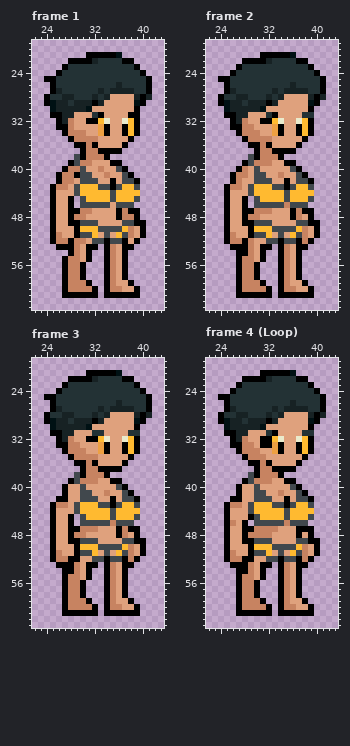
Two versions of one pixel-art file, NPC/Sasha.ase. This is how it looked before the edit.
64x64 pixels, 18 frames. Colours within 5 levels of each other are drawn and written as one. Shown: frame 1: x 22..43, y 19..63; frame 2: x 22..43, y 19..63; frame 3: x 22..43, y 19..63; frame 4 (Loop): x 22..43, y 19..63. The commit also changed other frames, which this record leaves out.
After the commit:
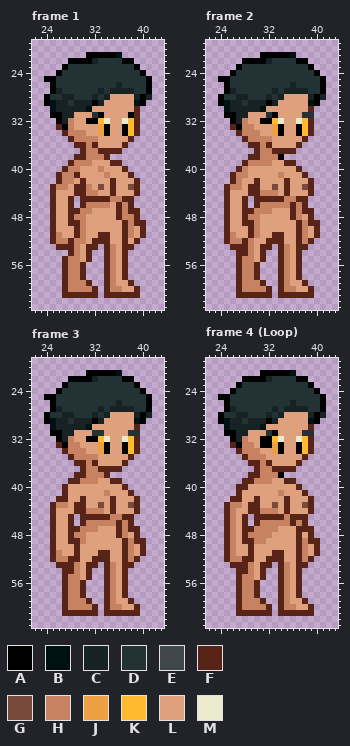
Palette (. is transparent): A #000000  B #001114  C #172224  D #233235  E #41484d  F #582417  G #784a3b  H #c78361  J #eda042  K #ffba30  L #dfa17d  M #eaebcd
Diff:
layer "Clothes" now hidden
--- frame 1
@@ x 22..43 @@
 29 ..ABCCDCCCACLLLLLBA...
-30 ...BCCCCCBLLLLLLLA....
-31 ...AACCLLLDALLLLAA....
-32 ....ACHLLAAKMLLMKA....
-33 ....AAHLLLLJALLAKA....
-34 .....AHHHLLJALLAKA....
-35 ......AHHHHLLLLLA.....
-36 .......AAHALLLLA......
-37 ........AHHAAAA.......
-38 .......EAHHHA.........
-39 ......AEHHLLLAA.......
-40 .....AHHELLHLLEA......
-41 ....AHHAEELLHLLEA.....
-42 ....AHHLEEELLALEEA....
-43 ...AHHLEKKKEEAEKKE....
-44 ...ALLLEKKKKKEKKKK....
-45 ...ALLA.EKKKKEKKKE....
-46 ...ALLA.EEEEELEEE.....
-47 ...ALLAAHHLLLLAHAA....
-48 ...ALLAHHLLLLLAHHA....
-49 ...ALLAAEEELLLLEEAA...
-50 ...ALLLAKKKEEEEKHLA...
-51 ...AHLLAEEKLELKEHLA...
-52 ...AHHAHHLEEAEEALA....
-53 ....AAAHLAA.AHLAA.....
-54 ......AHLA..AHLA......
-55 .....AHHLA..AHLA......
-56 .....AHHA...AHLA......
-57 .....AHHA...AHLA......
-58 .....AHHA...AHLA......
-59 .....AHHHA..AHLLA.....
-60 .....AHHHHA.AHHLLA....
-61 .....AAAAAA.AAAAAA....
+30 ...BCCCCCBLLLLLLLF....
+31 ...AACCLLLDALLLLAF....
+32 ....ACHLLAAKMLLMKF....
+33 ....FAHLLLLJALLAKF....
+34 .....FHHHLLJALLAKF....
+35 ......FHHHHLLLLLF.....
+36 .......FFHFLLLLF......
+37 ........FHHFFFF.......
+38 .......FFHHHF.........
+39 ......FHHHLLLFF.......
+40 .....FHHLLLHLLLF......
+41 ....FHHFLLLLHLLLF.....
+42 ....FHHLFLLLLFLLLF....
+43 ...FHHLFFHLGLFLLGF....
+44 ...FLLLFFHHLLFLLLF....
+45 ...FLLF.FFFFFHHFF.....
+46 ...FLLF.FHHHHLFHF.....
+47 ...FLLFFHHLLLLFHFF....
+48 ...FLLFHHLLLLLFHHF....
+49 ...FLLFFHLLLLLLFHFF...
+50 ...FLLLFHLLLLLLFHLF...
+51 ...FHLLFHLLFFLLFHLF...
+52 ...FHHFHHLFFFLLFLF....
+53 ....FFFHLFF.FHLFF.....
+54 ......FHLF..FHLF......
+55 .....FHHLF..FHLF......
+56 .....FHHF...FHLF......
+57 .....FHHF...FHLF......
+58 .....FHHF...FHLF......
+59 .....FHHHF..FHLLF.....
+60 .....FHHHHF.FHHLLF....
+61 .....FFFFFF.FFFFFF....
 62 ......................
--- frame 2
@@ x 22..43 @@
 29 ..ABCCDCCCACLLLLLBA...
-30 ...BCCCCCBLLLLLLLA....
+30 ...BCCCCCBLLLLLLLF....
 31 ...AACCLLLDALLLLDD....
-32 ....ACHLLAAKMLLMKA....
-33 ....AAHHLLLJALLAKA....
-34 .....AHHHLLJALLAKA....
-35 ......AHHHHLLLLLA.....
-36 .......AAHALLLLA......
-37 ........AHHAAAA.......
-38 .......EAHHHA.........
-39 ......AEHHHLLAA.......
-40 .....AHLELLLLLEA......
-41 ....AHHLEELLHLLEA.....
-42 ....AHLLEEELLALEEA....
-43 ...AHHLEKKKEEAEKKE....
-44 ...ALLLEKKKKKEKKKK....
-45 ...ALLA.EKKKKEKKKE....
-46 ...ALLA.EEEEEHEEE.....
-47 ...ALLAAHHHLLLAHAA....
-48 ...ALLAHHLLLLLAHLA....
-49 ...ALLAAEEELLLLEEAA...
-50 ...ALLLAKKKEEEEKHLA...
-51 ...AHLLAEEKLELKEHLA...
-52 ...AHHAHLLEEAEEAHA....
-53 ....AAAHLAA.AHLAA.....
-54 .....AAHLA..AHLA......
-55 .....AHHLA..AHLA......
-56 .....AHHA...AHLA......
-57 .....AHHA...AHLA......
-58 .....AHHA...AHLA......
-59 .....AHHHA..AHLLA.....
-60 .....AHHHHA.AHHLLA....
-61 .....AAAAAA.AAAAAA....
+32 ....ACHLLAAKMLLMKF....
+33 ....FAHHLLLJALLAKF....
+34 .....FHHHLLJALLAKF....
+35 ......FHHHHLLLLLF.....
+36 .......FFHFLLLLF......
+37 ........FHHFFFF.......
+38 .......FFHHHA.........
+39 ......FHHHHLLFF.......
+40 .....FHLLLLLLLLF......
+41 ....FHHLLLLLHLLLF.....
+42 ....FHLLFLLLLFLLLF....
+43 ...FHHLFFLLGLFLLGF....
+44 ...FLLLFFHHHLFLLLF....
+45 ...FLLF.FFFFFHHFF.....
+46 ...FLLF.FHHHHHFHF.....
+47 ...FLLFFHHHLLLFHFF....
+48 ...FLLFHHLLLLLFHLF....
+49 ...FLLFFHLLLLLLFHFF...
+50 ...FLLLFHLLLLLLFHLF...
+51 ...FHLLFHLLFFLLFHLF...
+52 ...FHHFHLLFFFLLFHF....
+53 ....FFFHLFF.FHLFF.....
+54 .....FFHLF..FHLF......
+55 .....FHHLF..FHLF......
+56 .....FHHF...FHLF......
+57 .....FHHF...FHLF......
+58 .....FHHF...FHLF......
+59 .....FHHHF..FHLLF.....
+60 .....FHHHHF.FHHLLF....
+61 .....FFFFFF.FFFFFF....
 62 ......................
--- frame 3
@@ x 22..43 @@
 29 ..ABCCDCCCACLLLLLBA...
-30 ...BCCCCCBLLLLLLLA....
+30 ...BCCCCCBLLLLLLLF....
 31 ...AACCLLLDDLLLLDD....
-32 ....ACHLLAAKMLLMKA....
-33 ....AAHHLLLJALLAKA....
-34 .....AHHHLLJALLAKA....
-35 ......AHHHHLLLLLA.....
-36 .......AAHALLLLA......
-37 ........AHHAAAA.......
-38 .......EAHHHA.........
-39 ......AEHHHLLAA.......
-40 .....ALLELLLLLEA......
-41 .....ALLEELLHLLEA.....
-42 ....AALLEEELLALEEA....
-43 ...AHHLEKKKEEAEKKE....
-44 ...ALLLEKKKKKEKKKK....
-45 ...ALLA.EKKKKEKKKE....
-46 ...ALLA.EEEEEHEEE.....
-47 ...ALLAAHHHLLLAHAA....
-48 ...ALLAHHLLLLLAHLA....
-49 ...ALLAAEEELLLLEEAA...
-50 ...ALLLAKKKEEEEKHLA...
-51 ...AHLLAEEKLELKEHLA...
-52 ...AHHAALLEEAEEAHA....
-53 ....AAAHLAA.AHLAA.....
-54 .....AAHLA..AHLA......
-55 .....AHHLA..AHLA......
-56 .....AHHA...AHLA......
-57 .....AHHA...AHLA......
-58 .....AHHA...AHLA......
-59 .....AHHHA..AHLLA.....
-60 .....AHHHHA.AHHLLA....
-61 .....AAAAAA.AAAAAA....
+32 ....ACHLLAAKMLLMKF....
+33 ....FAHHLLLJALLAKF....
+34 .....FHHHLLJALLAKF....
+35 ......FHHHHLLLLLF.....
+36 .......FFHFLLLLF......
+37 ........FHHFFFF.......
+38 .......FFHHHF.........
+39 ......FFHHHLLFF.......
+40 .....FLLLLLLLLLF......
+41 .....FLLLLLLHLLLF.....
+42 ....FFLLFLLLLFLLLF....
+43 ...FHHLFFLLGLFLLGF....
+44 ...FLLLFFHHHLFLLLF....
+45 ...FLLF.FFFFFHHFF.....
+46 ...FLLF.FHHHHHFHF.....
+47 ...FLLFFHHHLLLFHFF....
+48 ...FLLFHHLLLLLFHLF....
+49 ...FLLFFHLLLLLLFHFF...
+50 ...FLLLFLLLLLLLFHLF...
+51 ...FHLLFLLLFFLLFHLF...
+52 ...FHHFFLLFFFLLFHF....
+53 ....FFFHLFF.FHLFF.....
+54 .....FFHLF..FHLF......
+55 .....FHHLF..FHLF......
+56 .....FHHF...FHLF......
+57 .....FHHF...FHLF......
+58 .....FHHF...FHLF......
+59 .....FHHHF..FHLLF.....
+60 .....FHHHHF.FHHLLF....
+61 .....FFFFFF.FFFFFF....
 62 ......................
--- frame 4 (Loop)
@@ x 22..43 @@
 29 ..ABCCDCCCACLLLLLBA...
-30 ...BCCCCCBLLLLLLLA....
+30 ...BCCCCCBLLLLLLLF....
 31 ...AACCLLLDALLLLDD....
-32 ....ACHLLAAKMLLMKA....
-33 ....AAHHLAAJALLAKA....
-34 .....AHHHLLJALLAKA....
-35 ......AHHHLLLLLLA.....
-36 .......AAHALLLLA......
-37 ........AHHAAAA.......
-38 .......EAHHHA.........
-39 ......AEHHHLLAA.......
-40 .....ALLELLLLLEA......
-41 .....ALLEELLHLLEA.....
-42 ....AALLEEELLALEEA....
-43 ...AHHLEKKKEEAEKKE....
-44 ...ALLLEKKKKKEKKKK....
-45 ...ALLLAEKKKKEKKKE....
-46 ...AHLA.EEEEEHEEE.....
-47 ...ALLAAHHHHLLLAAA....
-48 ...ALLAHHHHLLLLALA....
-49 ...ALLAAEEELLLLEEAA...
-50 ...ALLLAKKKEEEEKHLA...
-51 ...AHLLAEEKLELKEHLA...
-52 ...AHHAALLEEAEEAHA....
-53 ....AAAHLAA.AHLAA.....
-54 .....AAHLA..AHLA......
-55 .....AHHLA..AHLA......
-56 .....AHHA...AHLA......
-57 .....AHHA...AHLA......
-58 .....AHHA...AHLA......
-59 .....AHHHA..AHLLA.....
-60 .....AHHHHA.AHHLLA....
-61 .....AAAAAA.AAAAAA....
+32 ....ACHLLAAKMLLMKF....
+33 ....FAHHLAAJALLAKF....
+34 .....FHHHLLJALLAKF....
+35 ......FHHHLLLLLLF.....
+36 .......FFHFLLLLF......
+37 ........FHHFFFF.......
+38 .......FFHHHA.........
+39 ......FFHHHLLFF.......
+40 .....FFLLLLLLLLF......
+41 .....FLLLLLLHLLLF.....
+42 ....FFLLFLLLLFLLLF....
+43 ...FHHLFFLLGLFLLGF....
+44 ...FHLLFFHHHLFLLLF....
+45 ...FHLF.FFFFFHFFF.....
+46 ...FHLF.FHHHHHFHF.....
+47 ...FHLFFHHHHLLLFFF....
+48 ...FHLFHHHHLLLLFLF....
+49 ...FHLFFHHLLLLLFHFF...
+50 ...FHLLFLLLLLLLFHLF...
+51 ...FHLLFLLLFFLLFHLF...
+52 ...FHHFFLLFFFLLFHF....
+53 ....FFFHLFF.FHLFF.....
+54 .....FFHLF..FHLF......
+55 .....FHHLF..FHLF......
+56 .....FHHF...FHLF......
+57 .....FHHF...FHLF......
+58 .....FHHF...FHLF......
+59 .....FHHHF..FHLLF.....
+60 .....FHHHHF.FHHLLF....
+61 .....FFFFFF.FFFFFF....
 62 ......................
